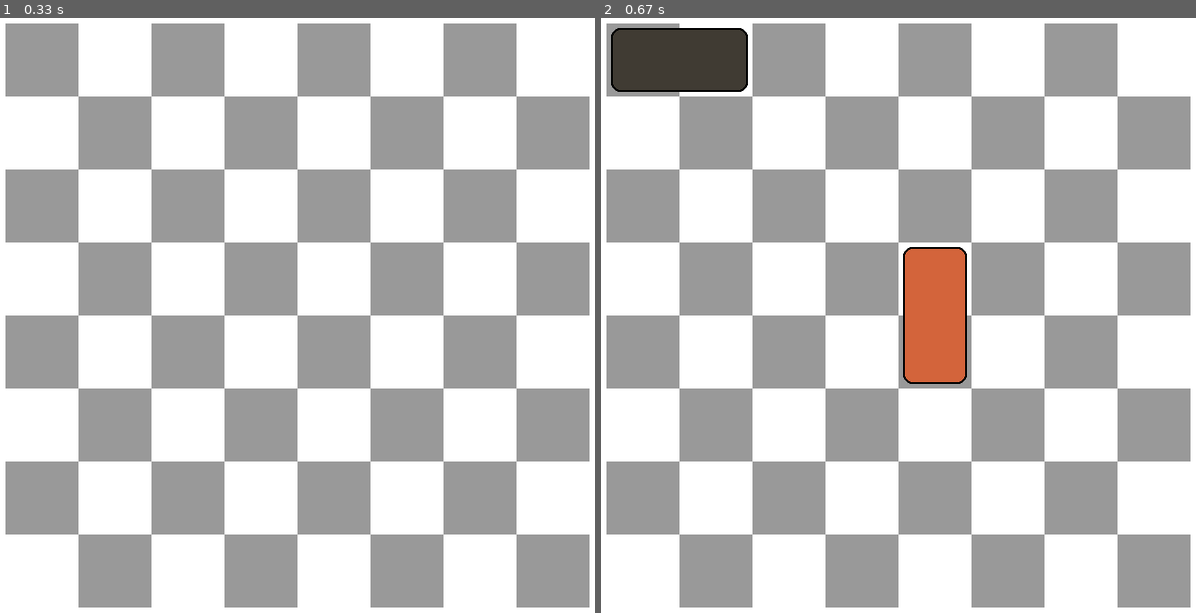
Above: before the commit, frames 1-2 (left to right).
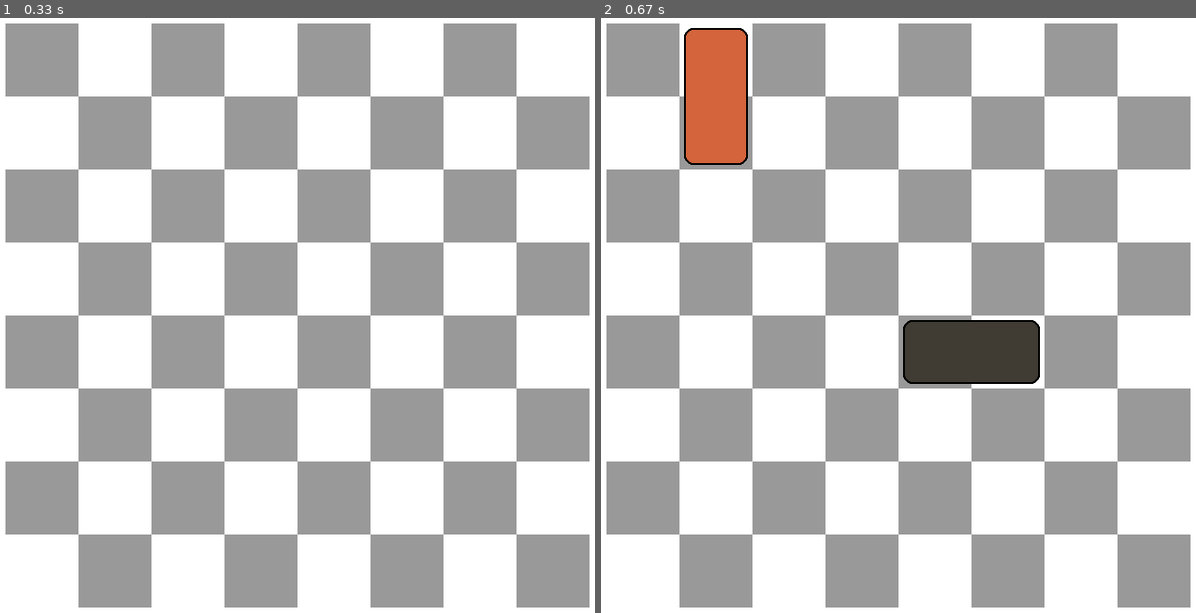
Above: after the commit, the same moments.

Repository: djoleant/Domineering
Game: pygame game, started from pygame_proba.py
Two runs of this game, one before a commit and one after it. Both use one fixed random seed, a clock stepped at 60 frames per second and the inputs below.
Inputs (mouse positions are in pixels of both pictures, inside the frame that each line leads up to):
- Up to frame 1 (0.33 s): no input
- Up to frame 2 (0.67 s): click (928, 345) at 0.38 s

Frame 1 is identical in both runs. In frame 2, 7.4% of the frame differs, in the area x 1-74%, y 1-62%.

Commit message:
AI plays first great result

Diff:
--- a/Domineering.py
+++ b/Domineering.py
@@ -144,9 +144,10 @@
     """
     valid_moves = []
     if (next % 2 == 0):
-        for x in range(n-1):
+        for x in range(n):
             for y in range(m):
-                if board[y][x] == 0 and board[y][x+1] == 0:
+                # board[y][x] == 0 and board[y][x+1] == 0:
+                if is_valid(x, y, HORIZONTAL):
                     valid_moves.append(
                         ((y, x, HORIZONTAL), make_move(y, x, HORIZONTAL)))
                     break
@@ -154,8 +155,9 @@
     elif (next % 2 == 1):
 
         for x in range(n):
-            for y in range(m-1):
-                if board[y][x] == 0 and board[y-1][x] == 0:
+            for y in range(m):
+                # board[y][x] == 0 and board[y-1][x] == 0:
+                if is_valid(x, y, VERTICAL):
                     valid_moves.append(
                         ((y, x, VERTICAL), make_move(y, x, VERTICAL)))
                     break
@@ -163,7 +165,7 @@
     return valid_moves
 
 
-def make_move(y,x, dir):
+def make_move(y, x, dir):
     """
     The make_move function takes three arguments: x, y, and dir.
     The function will create a new board by copying the old one
@@ -175,7 +177,7 @@
     :return: A new board with the move made
     """
     global board, next
-    new_board = [x[:] for x in board]
+    new_board = [row[:] for row in board]
     if dir == HORIZONTAL:
         new_board[y][x] = new_board[y][x+1] = next
         # next+=1
@@ -222,44 +224,58 @@
     print()
 
 
-def heuristic(state):
-    return 1
-
-
-def max_value(state, depth, alpha, beta,move):
+def heuristic(state, move):
+    # number of remaining horizontal moves
+    horizontal = 0
+    for x in range(n-1):
+        for y in range(m):
+            if state[y][x] == 0 and state[y][x+1] == 0:
+                horizontal += 1
+
+    vertical = 0
+    for x in range(n):
+        for y in range(m-1):
+            if state[y][x] == 0 and state[y-1][x] == 0:
+                vertical += 1
+    # print(horizontal,vertical)
+    # print(move)
+    return horizontal-vertical+n*(m-1)+m*(n-1) if move[2] == HORIZONTAL else vertical-horizontal+n*(m-1)+m*(n-1)
+
+
+def max_value(state, depth, alpha, beta, move):
     next_states = get_valid_moves()
-    #print(next_states)
-    if depth == 0 or next_states is None or len(next_states)==0:
-        return (state, heuristic(state),move)
+    # print(next_states)
+    if depth == 0 or next_states is None or len(next_states) == 0:
+        return (state, heuristic(state, move), move)
     else:
         for s in next_states:
             alpha = max(alpha,
-                        min_value(s[1], depth - 1, alpha, beta,s[0]),
+                        min_value(s[1], depth - 1, alpha, beta, s[0]),
                         key=lambda x: x[1])
             if alpha[1] >= beta[1]:
                 return beta
     return alpha
 
 
-def min_value(state, depth, alpha, beta,move):
+def min_value(state, depth, alpha, beta, move):
     next_states = get_valid_moves()
-    if depth == 0 or next_states is None or len(next_states)==0:
-        return (state, heuristic(state),move)
+    if depth == 0 or next_states is None or len(next_states) == 0:
+        return (state, heuristic(state, move), move)
     else:
         for s in next_states:
             beta = min(beta,
-                       max_value(s[1], depth - 1, alpha, beta,s[0]),
+                       max_value(s[1], depth - 1, alpha, beta, s[0]),
                        key=lambda x: x[1])
         if beta[1] <= alpha[1]:
             return alpha
     return beta
 
 
-def minmax(state, depth, my_move, alpha=(board, -1,None), beta=(board, 10000000,None)):
+def minmax(state, depth, my_move, alpha=(board, -1, None), beta=(board, 10000000, None)):
     if my_move:
-        return max_value(state, depth, alpha, beta,None)
+        return max_value(state, depth, alpha, beta, None)
     else:
-        return min_value(state, depth, alpha, beta,None)
+        return min_value(state, depth, alpha, beta, None)
 
 
 def play_game(size_n, size_m, first):
@@ -273,9 +289,9 @@
     :param size_m: Set the number of rows in the board
     :param first: Specifies which player makes the first move
     """
-    global board, next
+    global board, next, first_player
+    initialize(size_n, size_m, first)
     on_move = first_player
-    initialize(size_n, size_m, first)
     print_board()
     while True:
         if on_move == HUMAN:
@@ -283,7 +299,8 @@
             y = int(x_y[0])
             x = ord(x_y[2].upper())-ord("A")
             y = m - y
-            play_move(x, y)
+            if not play_move(x, y):
+                continue
         elif on_move == COMPUTER:
             next_state = minmax(board, 3, True)
             print(next_state)
@@ -299,4 +316,5 @@
 
 
 if __name__ == "__main__":
-    play_game(8, 8, first=HUMAN)  # TODO: Implement min-max move making logic
+    # TODO: Implement min-max move making logic
+    play_game(8, 8, first=COMPUTER)
--- a/pygame_proba.py
+++ b/pygame_proba.py
@@ -52,6 +52,21 @@
         # if the type of the event is MOUSEBUTTONDOWN
         elif event.type == MOUSEBUTTONDOWN:
             position = event.pos
+            next_state = Domineering.minmax(Domineering.board, 3, True)
+            Domineering.print_board()
+            Domineering.board = next_state[0]
+            move=next_state[2]
+            pygame.draw.rect(window, color1, [
+                        (move[1])*SIZE+5+OFFSET, (move[0]-scale_x+1)*SIZE+5+OFFSET, SIZE*scale_y-10, SIZE*scale_x-10], 0, 10)
+            pygame.draw.rect(window, (0, 0, 0), [
+                        (move[1])*SIZE+5+OFFSET, (move[0]-scale_x+1)*SIZE+5+OFFSET, SIZE*scale_y-10, SIZE*scale_x-10], 2, 10)
+            scale_x, scale_y = scale_y, scale_x
+            color1, color2 = color2, color1
+            Domineering.next += 1
+            win = Domineering.check_winner()
+            if win != "N":
+                print("\n")
+                print("Winner is " + win)
             if Domineering.play_move((position[0]-OFFSET)//SIZE, (position[1]-OFFSET)//SIZE):
                 pygame.draw.rect(window, color1, [
                                 ((position[0]-OFFSET)//SIZE)*SIZE+5+OFFSET, ((position[1]-OFFSET)//SIZE-scale_x+1)*SIZE+5+OFFSET, SIZE*scale_y-10, SIZE*scale_x-10], 0, 10)
@@ -65,21 +80,7 @@
                     print("\n")
                     print("Winner is " + win)
 
-                next_state = Domineering.minmax(Domineering.board, 3, True)
-                Domineering.print_board()
-                Domineering.board = next_state[0]
-                move=next_state[2]
-                pygame.draw.rect(window, color1, [
-                            (move[1])*SIZE+5+OFFSET, (move[0]-scale_x+1)*SIZE+5+OFFSET, SIZE*scale_y-10, SIZE*scale_x-10], 0, 10)
-                pygame.draw.rect(window, (0, 0, 0), [
-                            (move[1])*SIZE+5+OFFSET, (move[0]-scale_x+1)*SIZE+5+OFFSET, SIZE*scale_y-10, SIZE*scale_x-10], 2, 10)
-                scale_x, scale_y = scale_y, scale_x
-                color1, color2 = color2, color1
-                Domineering.next += 1
-                win = Domineering.check_winner()
-                if win != "N":
-                    print("\n")
-                    print("Winner is " + win)
+
 
     # Draws the surface object to the screen.
     pygame.display.update()
